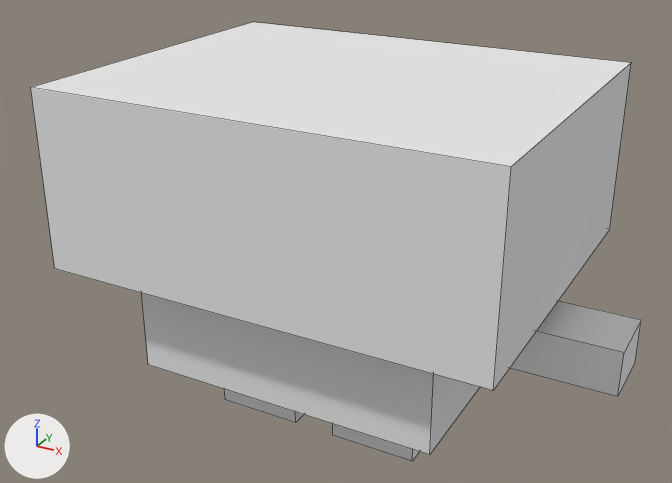
One commit to the Blender file Assets/Meshes/migeon.blend: the scene before it, then after it.
Rendered twice from a 50 mm camera at (1.83, -3.42, 1.93) aimed at (-0.04, -0.01, 0.23). Lighting does not change. The marker at lower left points along +X, +Y and +Z. Mesh edges are drawn as thin lines.

Names of what the first picture shows: 'Migeon'.
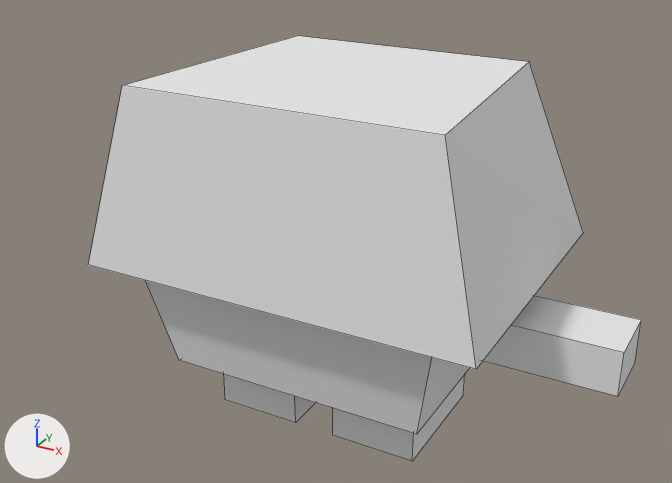
The change in detail:
me_cube_003 has 48 vertices, 36 faces and spans x -6.5..6.5, y -4.0..4.0, z -1.29..1.0.
me_cube_003 is used by ob_migeon; location (0.0, 0.0, 0.3); scale (0.2, 0.2, 0.7).
Verts and faces of me_cube_003; kept vertices keep their numbers, new ones are numbered from 48.
Before the commit, vertices of me_cube_003: 32 (3.5, 3.0, -0.86), 33 (3.5, -3.0, -0.86) at pixel (429, 454), 34 (-3.5, -3.0, -0.86) at pixel (148, 364), 35 (-3.5, 3.0, -0.86), 40 (5.0, 4.0, -0.14) at pixel (609, 229).
Before the commit, vertices of me_cube_003: 41 (5.0, -4.0, -0.14) at pixel (493, 390), 42 (-5.0, -4.0, -0.14) at pixel (54, 268), 43 (-5.0, 4.0, -0.14), 44 (5.0, 4.0, 1.0) at pixel (631, 62), 45 (5.0, -4.0, 1.0) at pixel (511, 166).
Before the commit, vertices of me_cube_003: 46 (-5.0, -4.0, 1.0) at pixel (30, 87), 47 (-5.0, 4.0, 1.0) at pixel (252, 21).
Part 1, on me_cube_003:
Vertex 32 moves to (3.0, 2.5, -0.86).
Vertex 40 moves to (4.5, 3.5, -0.14), pixel (583, 232).
Vertex 33 moves to (3.0, -2.5, -0.86), pixel (416, 434).
Vertex 41 moves to (4.5, -3.5, -0.14), pixel (476, 369).
Vertex 34 moves to (-3.0, -2.5, -0.86), pixel (179, 360).
Vertex 42 moves to (-4.5, -3.5, -0.14), pixel (88, 264).
Vertex 35 moves to (-3.0, 2.5, -0.86).
Vertex 43 moves to (-4.5, 3.5, -0.14).
Vertex 44 moves to (3.0, 3.0, 1.0), pixel (529, 61).
Vertex 45 moves to (3.5, -3.0, 1.0), pixel (445, 135).
Vertex 46 moves to (-3.5, -3.0, 1.0), pixel (122, 85).
Vertex 47 moves to (-3.0, 3.0, 1.0), pixel (297, 35).
New vertex 48 is at (-3.0, 3.0, 1.0), pixel (297, 35).
New loose edges: (47, 48).

Where the change shows, as pixel boxes (x1, y1, x2, y2) in the pictures (672 x 483 px):
'Migeon', reshaped (9% narrower)
    before: (31, 22, 641, 461)
    after: (88, 36, 641, 461)
part 1 of me_cube_003, built on
    before: (31, 22, 631, 454)
    after: (88, 36, 583, 434)
